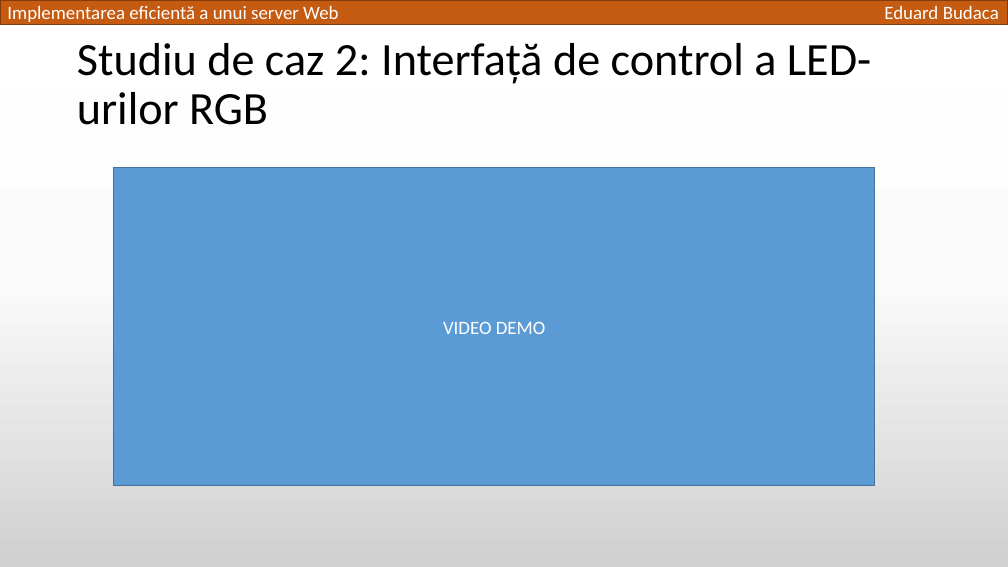
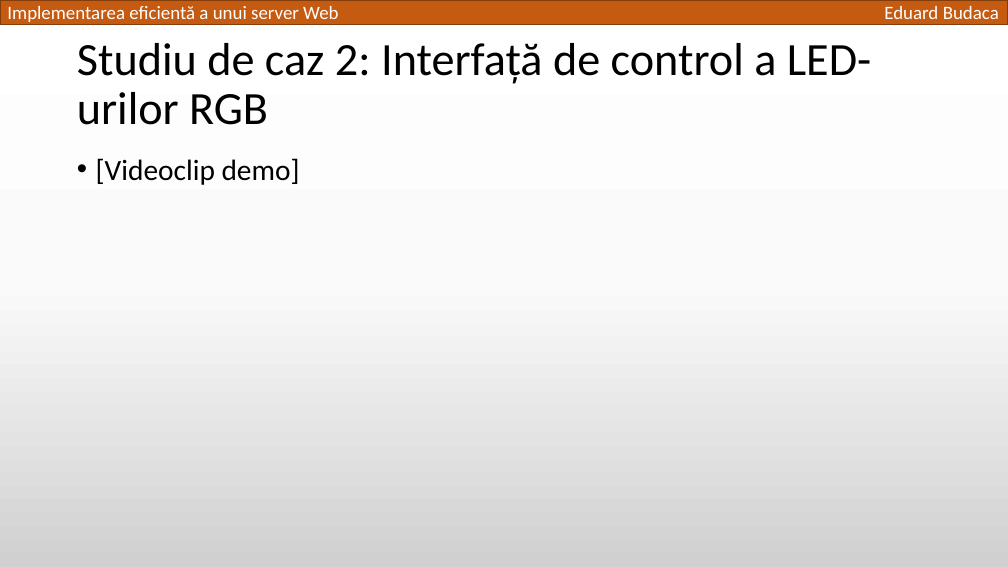
Before and after one commit to TED-996/bachelor-thesis-pack, a slide deck: slide 17 of Licenta2018BudacaEduard/Implementarea eficientă a unui server Web.pptx. Drawn at 1008x567 pixels with LibreOffice and Linux fonts; fonts in the diff are those of the drawing. Boxes give left, top, right and bottom in pixels: in the first picture for what was removed or moved away, otherwise in the second. Text is boxed around its words. In the diff, an @@ line names an element or a change of style, - is before the commit and + after.

```diff
--- a/Licenta2018BudacaEduard/Implementarea eficientă a unui server Web.pptx
+++ b/Licenta2018BudacaEduard/Implementarea eficientă a unui server Web.pptx
@@ text "[Videoclip demo]": place and size @@
-text "[Videoclip demo]" at bbox=[114, 168, 875, 485]
+text "[Videoclip demo]" at bbox=[96, 158, 300, 185]
@@ text "[Videoclip demo]" at bbox=[96, 158, 300, 185]: vertical alignment middle to top; fill #5B9BD5 to none; outline #43739E 1 pt to none @@
@@ text at bbox=[96, 158, 300, 185]: text changed; size 18 to 28 pt; text colour #FFFFFF to #000000 @@
-VIDEO DEMO
+• [Videoclip demo]
```
Also in this commit, not shown: 2 other slides changed, 1 other file.
